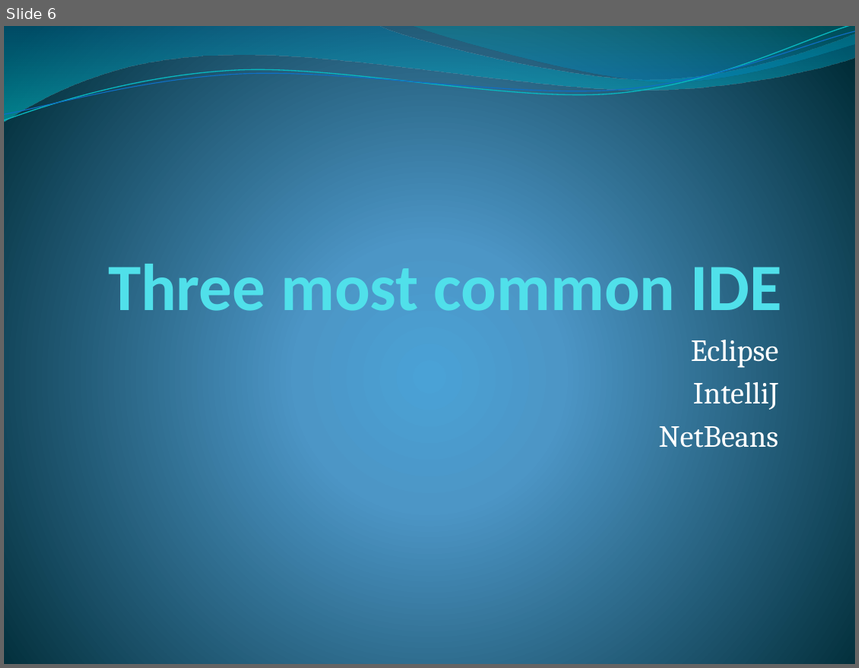
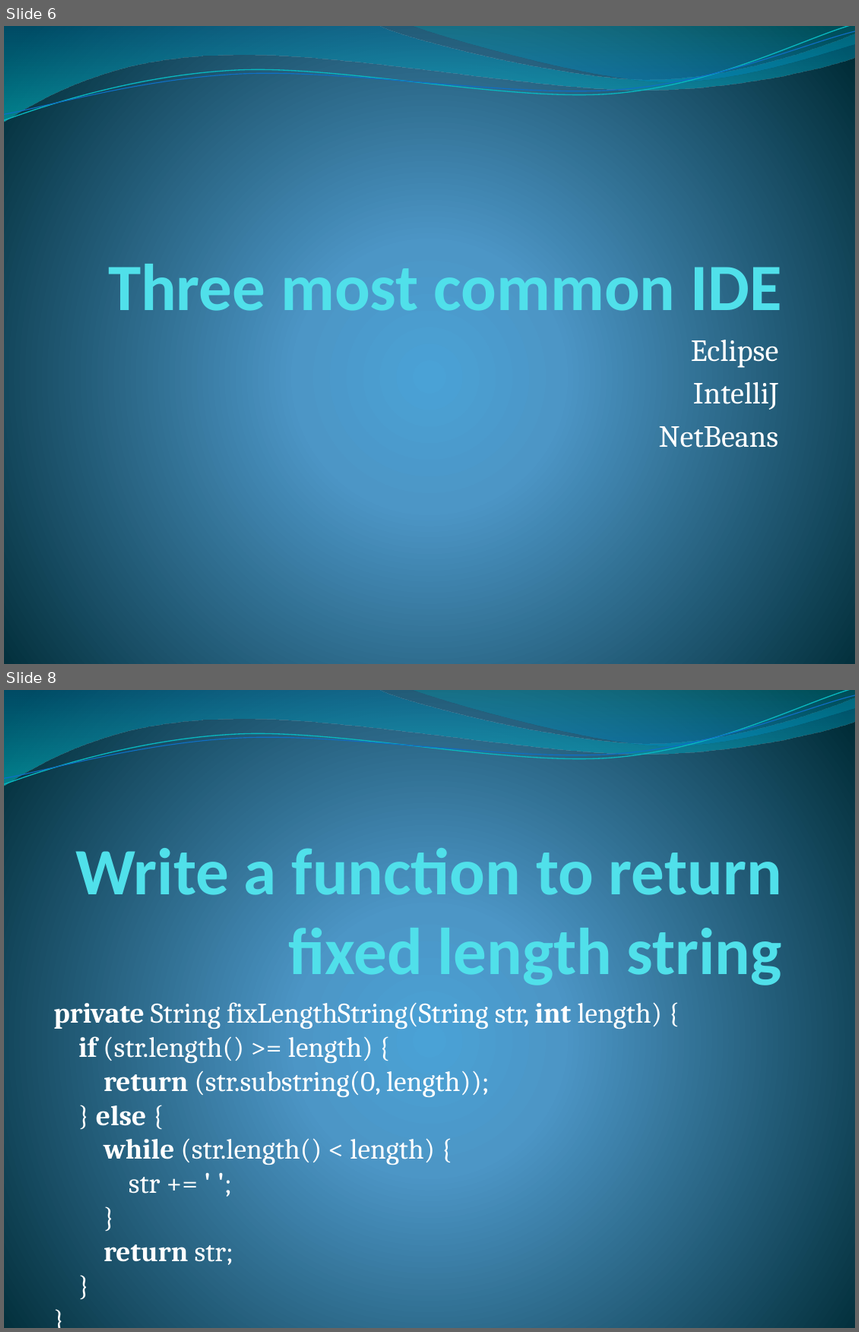
Before and after one commit to githubsebkun/Software-Interview-Questions, a slide deck: Java.pptx. Shown one above the other, each under a label of ours: slide 6 before the commit, slides 6 and 8 after it; the slides between them are not shown. The pictures are 859x668 and 859x1332 pixels, drawn with LibreOffice and Linux fonts; fonts in the diff are those of the drawing. Boxes give left, top, right and bottom in pixels: in the first picture for what was removed or moved away, otherwise in the second. Text is boxed around its words. In the diff, an @@ line names an element or a change of style, - is before the commit and + after.

```diff
--- a/Java.pptx
+++ b/Java.pptx
@@ slide 8 added at (4, 690, 855, 1328), background gradient #4AA0D6 to #4C98C7 to #002C38; not listed: 4 template elements that a slide beside it also shows @@
@@ title added at (75, 840, 782, 986), 56 pt, text #51E0EA, bold @@
+Write a function to return fixed length string
@@ subtitle added at (53, 1002, 663, 1265), 24.1 pt, text #FFFFFF @@
+private String fixLengthString(String str, int length) {
+if (str.length() >= length) {
+return (str.substring(0, length));
+} else {
+while (str.length() < length) {
+str += ' ';
+}
+return str;
+}
+}
```
Also in this commit, not shown: 69 other slides added, 10 other files.
